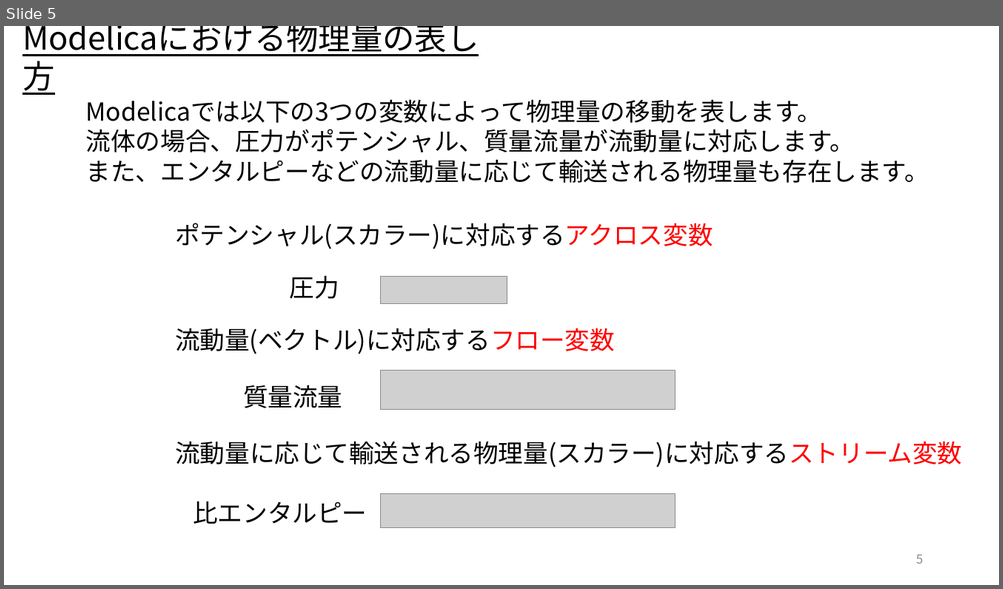
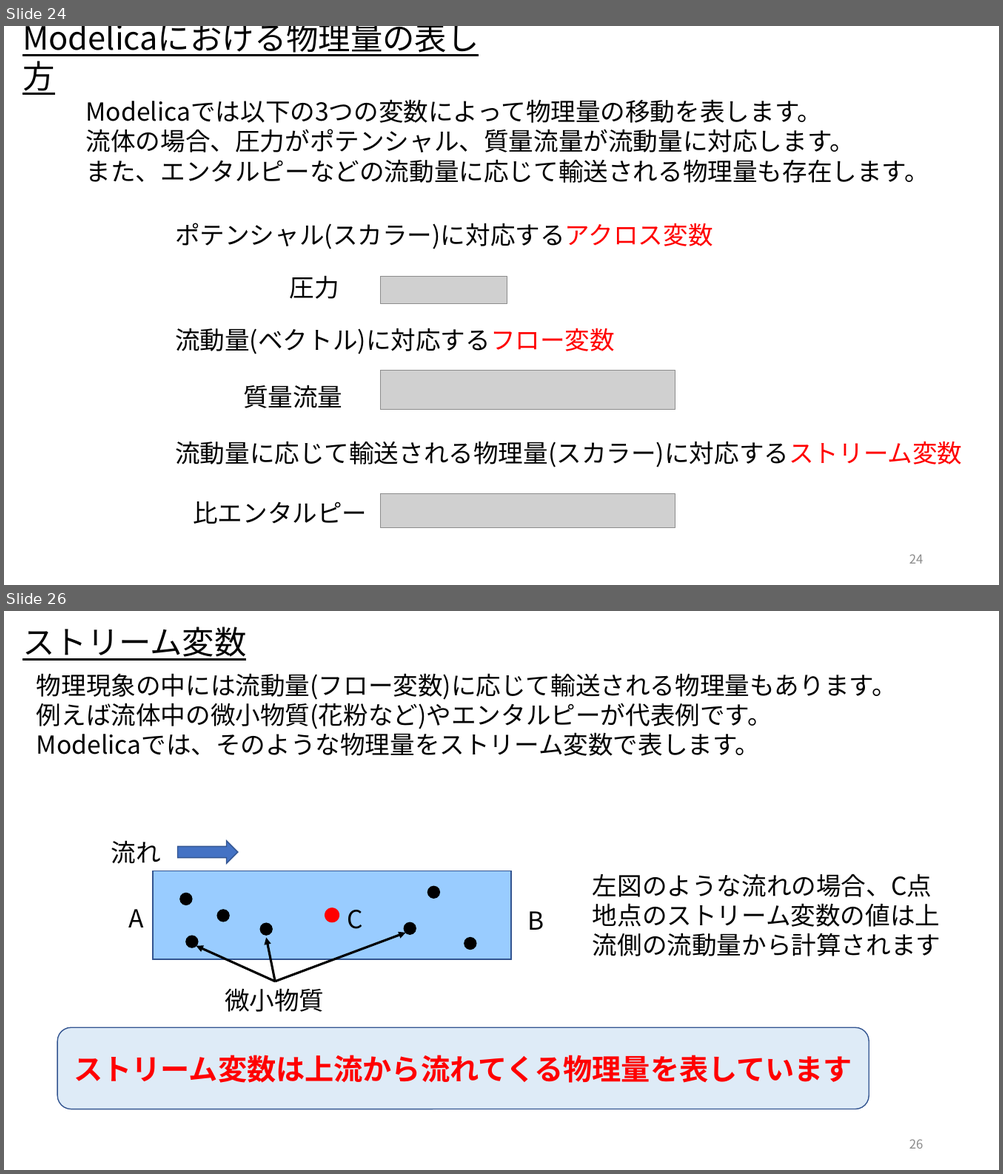
Before and after one commit to UedaShigenori/OpenModelica_Tutorials_Ja, a slide deck: Dev/7_PhysicsDomainModel/OpenModelica_Tutorials_7_PlantModel.pptx. Shown one above the other, each under a label of ours: slide 5 before the commit, slides 24 and 26 after it; the slides between them are not shown. The pictures are 1003x589 and 1003x1174 pixels, drawn with LibreOffice and Linux fonts; fonts in the diff are those of the drawing; grey boxes stand for pictures. Boxes give left, top, right and bottom in pixels: in the first picture for what was removed or moved away, otherwise in the second. Text is boxed around its words. In the diff, an @@ line names an element or a change of style, - is before the commit and + after.

Commit message:
作成中のプラントモデル資料をアップ

```diff
--- a/Dev/7_PhysicsDomainModel/OpenModelica_Tutorials_7_PlantModel.pptx
+++ b/Dev/7_PhysicsDomainModel/OpenModelica_Tutorials_7_PlantModel.pptx
@@ slide 26 added at (4,611,999,1170), background #FFFFFF @@
@@ text added at (22,627,246,661), 31 pt, text #000000, underline @@
+ストリーム変数
@@ text added at (37,673,896,756), 24 pt, text #000000 @@
+物理現象の中には流動量(フロー変数)に応じて輸送される物理量もあります。
+例えば流体中の微小物質(花粉など)やエンタルピーが代表例です。
+Modelicaでは、そのような物理量をストリーム変数で表します。
@@ text added at (592,874,931,897), 24 pt, text #000000 @@
+左図のような流れの場合、C点地点のストリーム変数の値は上流側の流動量から計算されます
@@ group added at (111,840,543,960): 4 texts, 1 rectangle, 1 ellipse, 1 right arrow @@
+A
+B
+流れ
+C
@@ arrow added from (275, 982) to (266, 938), #000000 2.25 pt @@
@@ arrow added from (275, 982) to (405, 933), #000000 2.25 pt @@
@@ group added at (180,886,476,950): 7 ellipses @@
@@ arrow added from (275, 982) to (196, 946), #000000 2.25 pt @@
@@ text added at (225,988,324,1012), 24 pt, text #000000 @@
+微小物質
@@ rounded rectangle added at (58,1028,869,1110), fill #DEEBF7, outline #325491 1 pt, 28 pt, text #FF0000, bold @@
+ストリーム変数は上流から流れてくる物理量を表しています
@@ page number added at (909,1139,923,1149), 12 pt, text #8C8C8C @@
+26
@@ what was slide 5 is now slide 24 @@
@@ page number at (909,554,923,564): text changed @@
-5
+24
```
Also in this commit, not shown: 7 slides changed, 59 other slides added, 1 slide removed.
